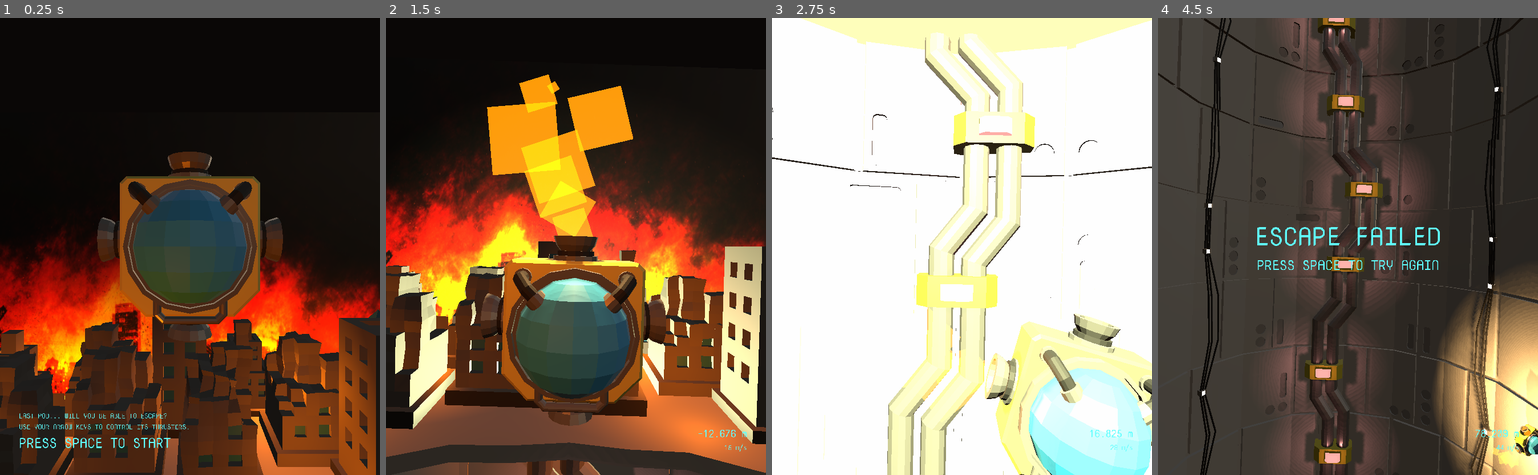
Above: before the commit, frames 1-4 (left to right).
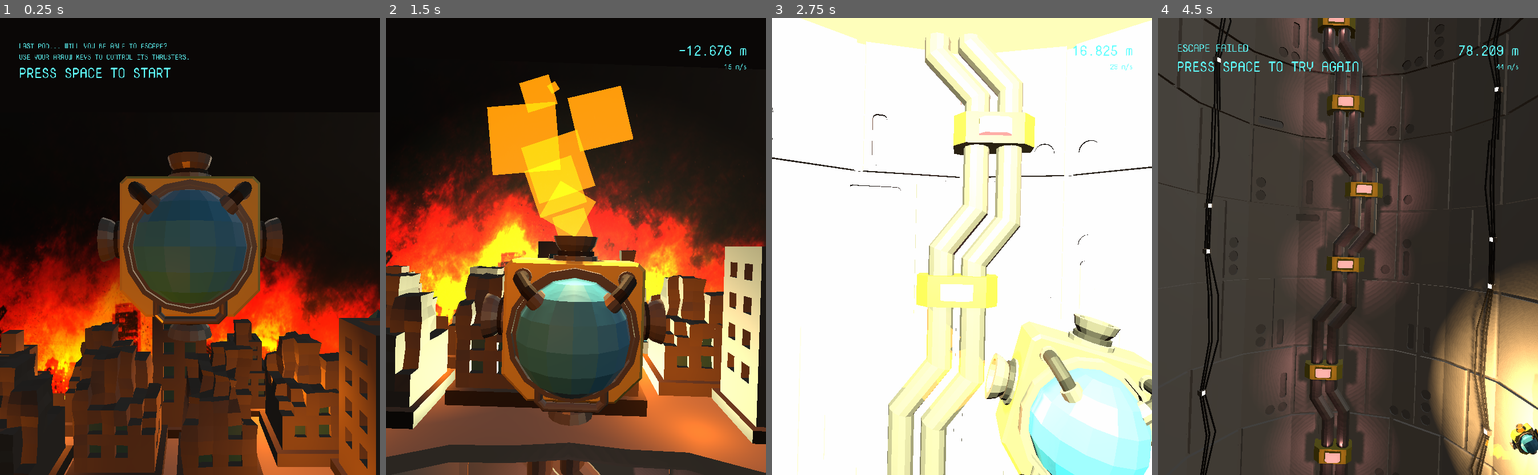
Above: after the commit, the same moments.

Repository: marksteve/SudoXE
Game: Godot game, scene res://Main.tscn
The game is run twice, just before and just after one commit, with the same random seed, the same clock (stepped at 60 frames per second) and the same inputs.
Inputs:
- Up to frame 1 (0.25 s): no input
- Up to frame 2 (1.5 s): tap Space at 0.5 s; hold Up (ui_up) from 0.53 s (still down); tap Enter (ui_accept) at 0.77 s
- Up to frame 3 (2.75 s): tap Enter (ui_accept) at 1.52 s; release Up (ui_up) at 2.03 s; hold Left (ui_left) from 2.03 s (still down)
- Up to frame 4 (4.5 s): tap Enter (ui_accept) at 3.02, 3.77 s; release Left (ui_left) at 3.53 s; hold Down (ui_down) 3.53-4.28 s; hold Right (ui_right) from 4.28 s (still down)

The runs differ from the first frame. In frame 1, 1.2% of the frame differs, in the area x 5-50%, y 5-95%; in frame 2, 0.2%; in frame 3, 0.2%; in frame 4, 4.2%, in the area x 5-100%, y 5-100%.

Commit message:
More polish

Diff:
--- a/Font.tres
+++ b/Font.tres
@@ -3,5 +3,5 @@
 [ext_resource path="res://NovaMono-Regular.ttf" type="DynamicFontData" id=1]
 
 [resource]
-size = 24
+size = 32
 font_data = ExtResource( 1 )
--- a/Main.tscn
+++ b/Main.tscn
@@ -20,7 +20,7 @@
 font_data = ExtResource( 5 )
 
 [sub_resource type="DynamicFont" id=3]
-size = 60
+size = 24
 font_data = ExtResource( 5 )
 
 [sub_resource type="DynamicFont" id=4]
@@ -42,6 +42,8 @@
 
 [node name="Ship" parent="." instance=ExtResource( 1 )]
 transform = Transform( 1, 0, 0, 0, 1, 0, 0, 0, 1, 0, 20, 0 )
+axis_lock_angular_x = true
+axis_lock_angular_y = true
 
 [node name="Boulders" type="Spatial" parent="."]
 script = ExtResource( 4 )
@@ -64,11 +66,10 @@
 margin_bottom = 972.0
 
 [node name="VBoxContainer" type="VBoxContainer" parent="UI/TitleScreen"]
-margin_top = 874.0
 margin_right = 405.0
-margin_bottom = 972.0
+margin_bottom = 98.0
 size_flags_horizontal = 0
-size_flags_vertical = 8
+size_flags_vertical = 0
 
 [node name="Instructions" type="Label" parent="UI/TitleScreen/VBoxContainer"]
 margin_right = 405.0
@@ -92,29 +93,27 @@
 "_edit_use_anchors_": false
 }
 
-[node name="GameOver" type="CenterContainer" parent="UI"]
+[node name="GameOver" type="MarginContainer" parent="UI"]
 margin_right = 810.0
 margin_bottom = 972.0
 
 [node name="VBoxContainer" type="VBoxContainer" parent="UI/GameOver"]
-margin_left = 184.0
-margin_top = 419.0
-margin_right = 626.0
-margin_bottom = 552.0
+margin_right = 432.0
+margin_bottom = 83.0
+size_flags_horizontal = 0
+size_flags_vertical = 0
 
 [node name="Title" type="Label" parent="UI/GameOver/VBoxContainer"]
-margin_right = 442.0
-margin_bottom = 84.0
+margin_right = 432.0
+margin_bottom = 34.0
 custom_fonts/font = SubResource( 3 )
-custom_constants/line_spacing = -50
 text = "ESCAPE FAILED"
-align = 1
 valign = 1
 
 [node name="Instructions" type="Label" parent="UI/GameOver/VBoxContainer"]
-margin_top = 88.0
-margin_right = 442.0
-margin_bottom = 133.0
+margin_top = 38.0
+margin_right = 432.0
+margin_bottom = 83.0
 custom_fonts/font = SubResource( 2 )
 text = "PRESS SPACE TO TRY AGAIN"
 align = 1
@@ -124,17 +123,15 @@
 }
 
 [node name="HUD" type="VBoxContainer" parent="UI"]
-margin_left = 810.0
-margin_top = 972.0
+margin_left = 684.0
 margin_right = 810.0
-margin_bottom = 972.0
+margin_bottom = 72.0
 size_flags_horizontal = 8
-size_flags_vertical = 8
+size_flags_vertical = 0
 
 [node name="Depth" type="Label" parent="UI/HUD"]
-visible = false
-margin_right = 91.0
-margin_bottom = 34.0
+margin_right = 126.0
+margin_bottom = 45.0
 size_flags_horizontal = 8
 size_flags_vertical = 8
 custom_fonts/font = ExtResource( 6 )
@@ -143,9 +140,10 @@
 valign = 2
 
 [node name="Velocity" type="Label" parent="UI/HUD"]
-visible = false
-margin_right = 65.0
-margin_bottom = 34.0
+margin_left = 81.0
+margin_top = 49.0
+margin_right = 126.0
+margin_bottom = 72.0
 size_flags_horizontal = 8
 size_flags_vertical = 8
 custom_fonts/font = SubResource( 4 )
@@ -153,14 +151,14 @@
 align = 2
 valign = 2
 
+[connection signal="depth_changed" from="Ship" to="Tunnel" method="_on_Ship_depth_changed"]
+[connection signal="depth_changed" from="Ship" to="Camera" method="_on_Ship_depth_changed"]
 [connection signal="depth_changed" from="Ship" to="City" method="_on_Ship_depth_changed"]
 [connection signal="depth_changed" from="Ship" to="Boulders" method="_on_Ship_depth_changed"]
-[connection signal="depth_changed" from="Ship" to="Tunnel" method="_on_Ship_depth_changed"]
-[connection signal="depth_changed" from="Ship" to="Camera" method="_on_Ship_depth_changed"]
 [connection signal="depth_changed" from="Ship" to="UI" method="_on_Ship_depth_changed"]
 [connection signal="destroyed" from="Ship" to="Camera" method="_on_Ship_destroyed"]
 [connection signal="destroyed" from="Ship" to="UI" method="_on_Ship_destroyed"]
+[connection signal="screen_changed" from="UI" to="Tunnel" method="_on_UI_screen_changed"]
+[connection signal="screen_changed" from="UI" to="Ship" method="_on_UI_screen_changed"]
+[connection signal="screen_changed" from="UI" to="Camera" method="_on_UI_screen_changed"]
 [connection signal="screen_changed" from="UI" to="City" method="_on_UI_screen_changed"]
-[connection signal="screen_changed" from="UI" to="Ship" method="_on_UI_screen_changed"]
-[connection signal="screen_changed" from="UI" to="Tunnel" method="_on_UI_screen_changed"]
-[connection signal="screen_changed" from="UI" to="Camera" method="_on_UI_screen_changed"]
